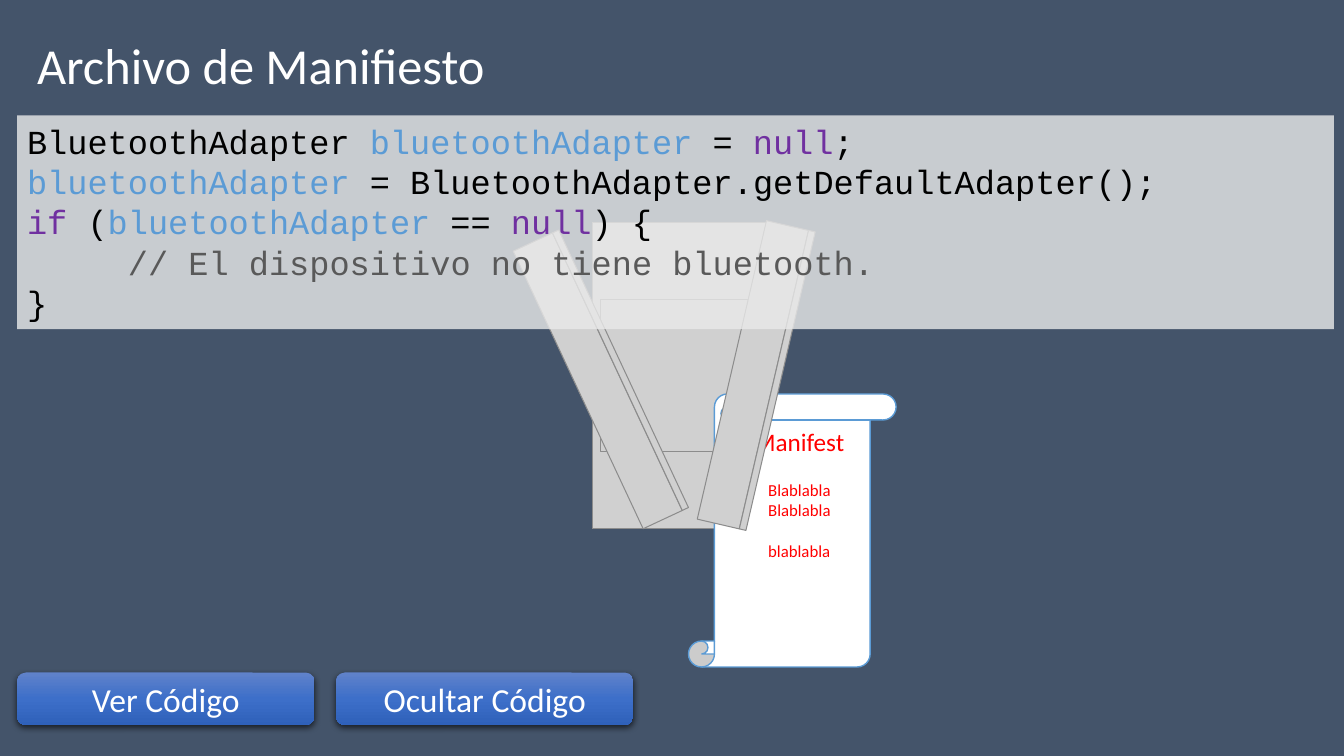
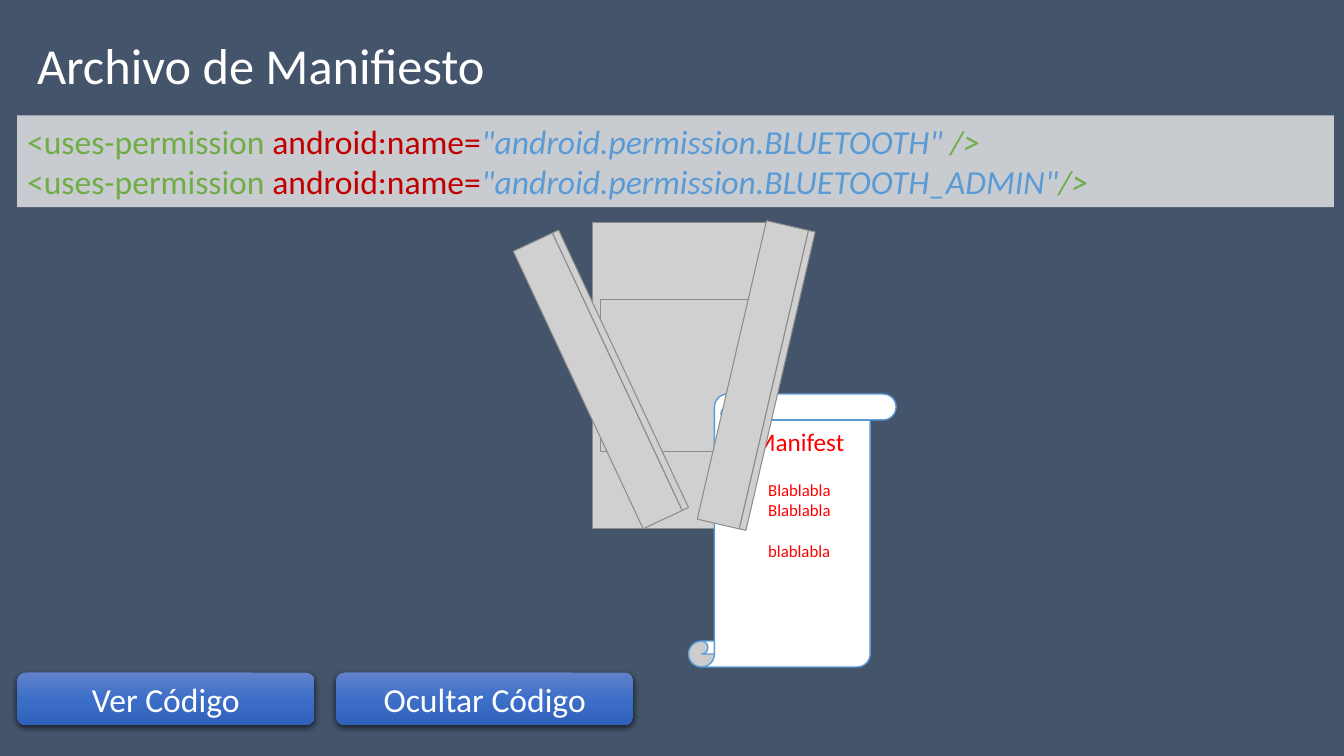
Before and after one commit to josecullen/android, a slide deck: slide 3 of Android Bluetooth.pptx. Drawn at 1344x756 pixels with LibreOffice and Linux fonts; fonts in the diff are those of the drawing; grey boxes stand for pictures. Boxes give left, top, right and bottom in pixels: in the first picture for what was removed or moved away, otherwise in the second. Text is boxed around its words. In the diff, an @@ line names an element or a change of style, - is before the commit and + after.

```diff
--- a/Android Bluetooth.pptx
+++ b/Android Bluetooth.pptx
@@ rectangle "<uses-permission android:name="android.permission.BLUETOOTH" ...": place and size @@
-rectangle "<uses-permission android:name="android.permission.BLUETOOTH" ..." at (17, 116, 1334, 330)
+rectangle "<uses-permission android:name="android.permission.BLUETOOTH" ..." at (17, 116, 1334, 208)
@@ text in rectangle at (27, 130, 1088, 200): text changed; font Courier New to Calibri; text colour #000000 to #5B9BD5; italic on @@
-BluetoothAdapter bluetoothAdapter = null;
-bluetoothAdapter = BluetoothAdapter.getDefaultAdapter();
-if (bluetoothAdapter == null) {
-// El dispositivo no tiene bluetooth.
-}
+<uses-permission android:name="android.permission.BLUETOOTH" />
+<uses-permission android:name="android.permission.BLUETOOTH_ADMIN"/>
```
Also in this commit, not shown: 2 other slides changed.
